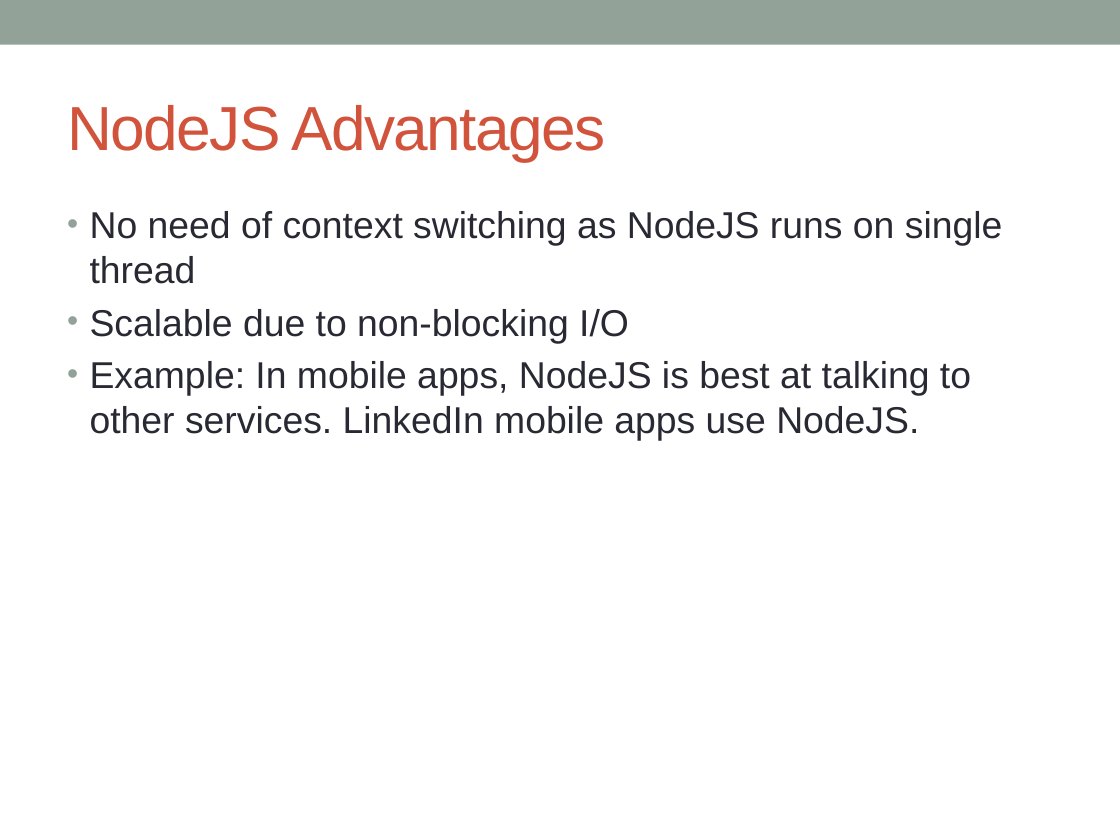
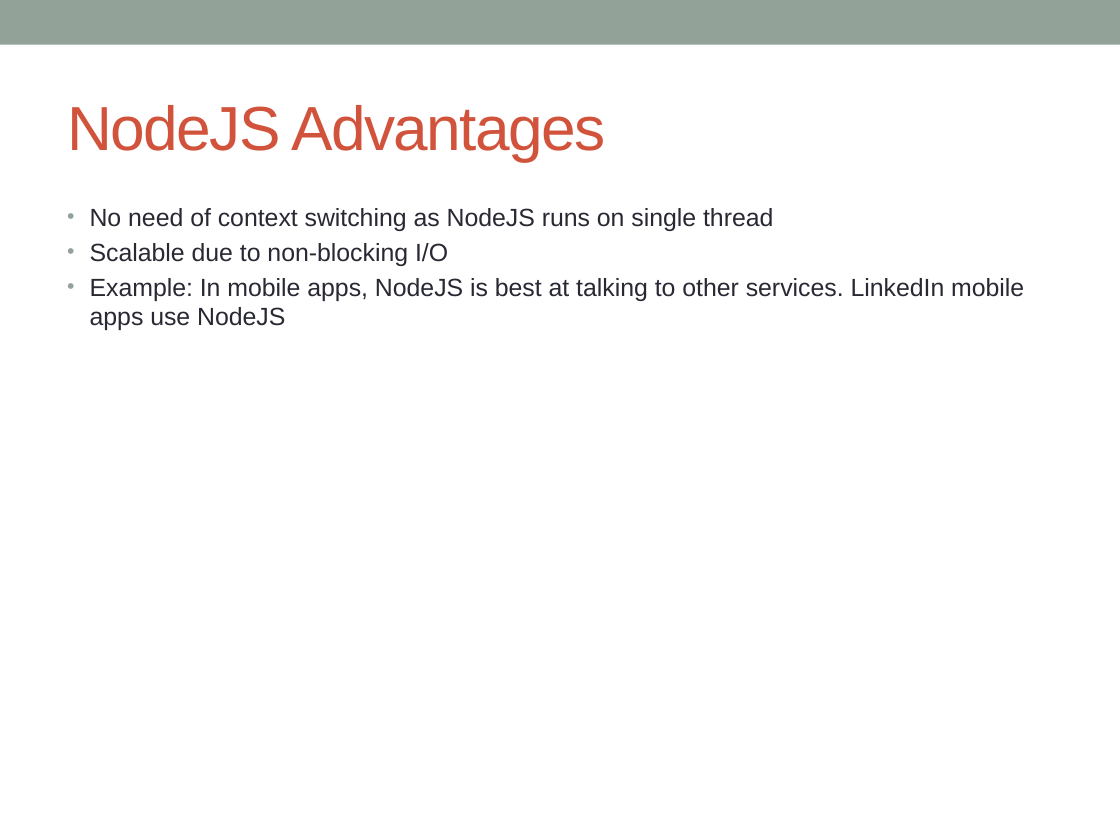
Before and after one commit to notionquest/ProjectDocumentation, a slide deck: slide 9 of NodeJS.pptx (slide 8 before the commit). Drawn at 1120x840 pixels with LibreOffice and Linux fonts; fonts in the diff are those of the drawing. Boxes give left, top, right and bottom in pixels: in the first picture for what was removed or moved away, otherwise in the second. Text is boxed around its words. In the diff, an @@ line names an element or a change of style, - is before the commit and + after.

Commit message:
NodeJS updated with grunt, gulp, ansibale and browserify

```diff
--- a/NodeJS.pptx
+++ b/NodeJS.pptx
@@ text at [90, 208, 773, 266]: size 24 to 16 pt in "No need of context switching as NodeJS ...", "Scalable due to non-blocking I/O"; less space between paragraphs @@
@@ text at [90, 278, 1024, 330]: text changed; size 24 to 16 pt @@
-• Example: In mobile apps, NodeJS is best at talking to other services. LinkedIn mobile apps use NodeJS.
+• Example: In mobile apps, NodeJS is best at talking to other services. LinkedIn mobile apps use NodeJS
```
Also in this commit, not shown: 11 other slides changed, 8 slides added.
